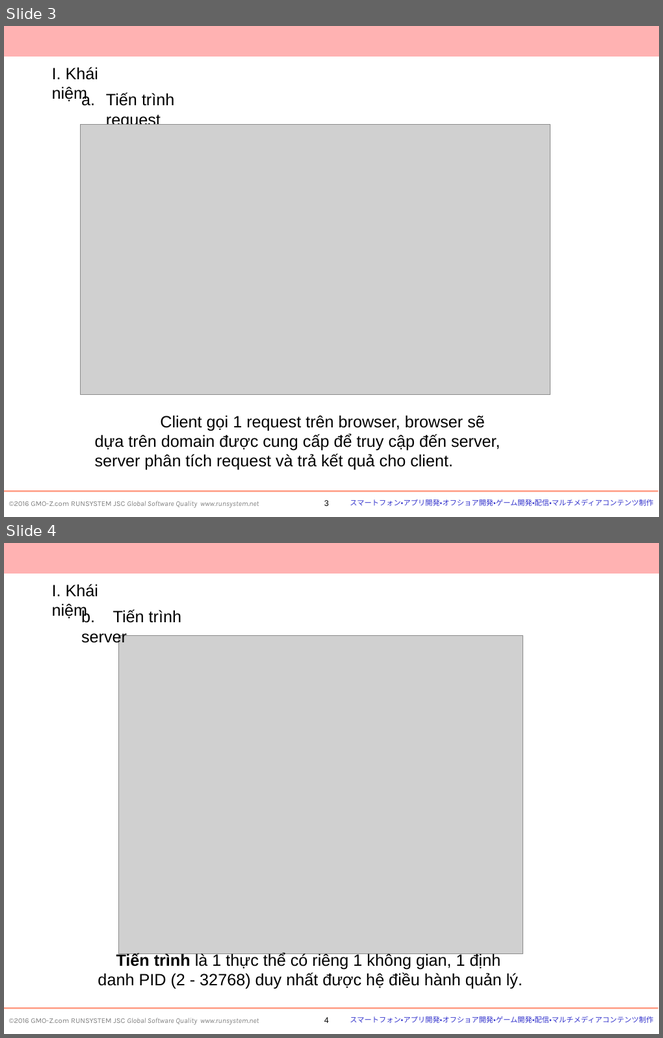
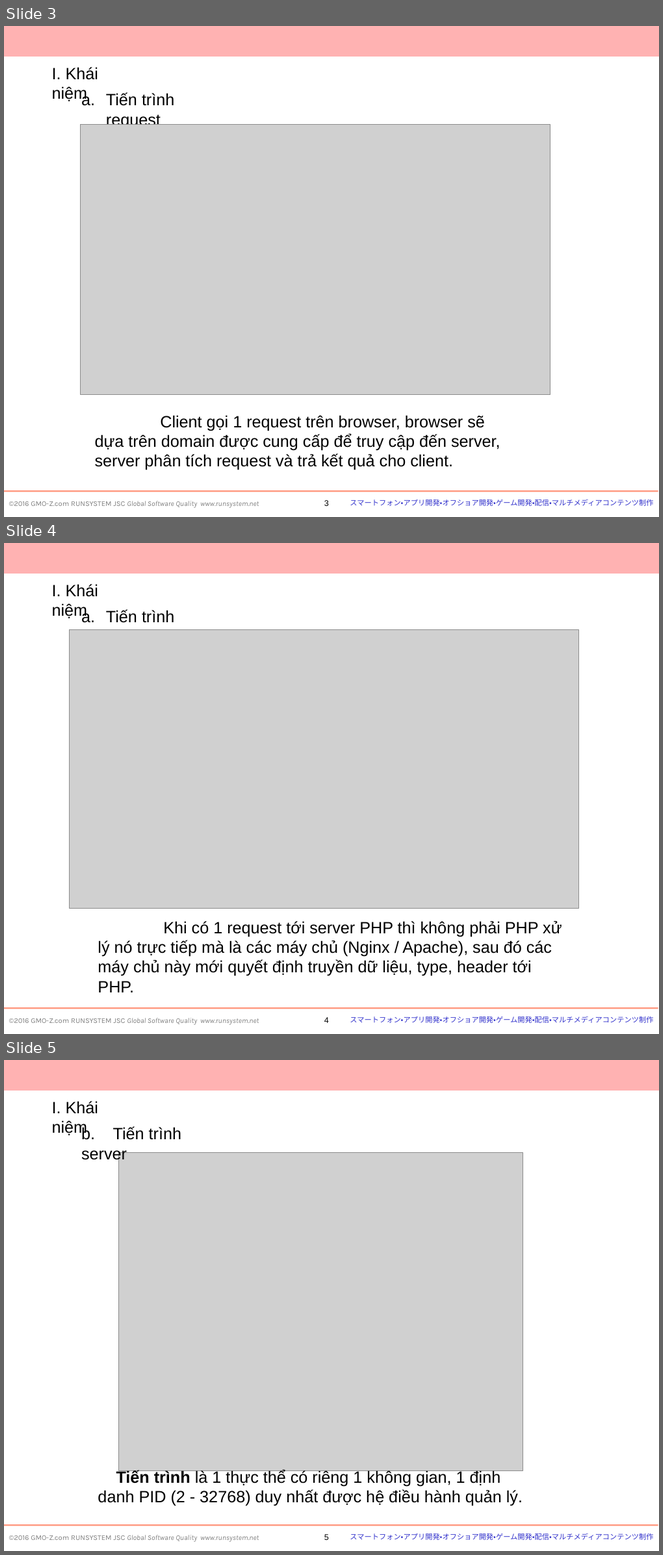
Before and after one commit to MinhThanhHua/EXP, a slide deck: Tài liệu tổng hợp/Docker/Quản lý tiến trình.pptx. Shown one above the other, each under a label of ours: slides 3 and 4 before the commit, slides 3, 4 and 5 after it. The pictures are 663x1038 and 663x1555 pixels, drawn with LibreOffice and Linux fonts; fonts in the diff are those of the drawing; grey boxes stand for pictures; background and template pictures are left out. Boxes give left, top, right and bottom in pixels: in the first picture for what was removed or moved away, otherwise in the second. Text is boxed around its words. In the diff, an @@ line names an element or a change of style, - is before the commit and + after.

Commit message:
update

```diff
--- a/Tài liệu tổng hợp/Docker/Quản lý tiến trình.pptx
+++ b/Tài liệu tổng hợp/Docker/Quản lý tiến trình.pptx
@@ slide 4 added at <box>4,543,659,1034</box>, background #FFFFFF; not listed: 5 template elements that a slide beside it also shows @@
@@ text added at <box>52,584,98,597</box>, 18 pt, text #000000 @@
+I. Khái niệm
@@ text added at <box>106,609,174,630</box>, 18 pt, text #000000 @@
+a. Tiến trình request
@@ picture added at <box>70,629,579,908</box> @@
@@ text added at <box>98,921,562,993</box>, 18 pt, text #000000 @@
+Khi có 1 request tới server PHP thì không phải PHP xử lý nó trực tiếp mà là các máy chủ (Nginx / Apache), sau đó các máy chủ này mới quyết định truyền dữ liệu, type, header tới PHP.
@@ what was slide 4 is now slide 5 @@
@@ page number at <box>324,1534,329,1540</box>: text changed @@
-4
+5
```
